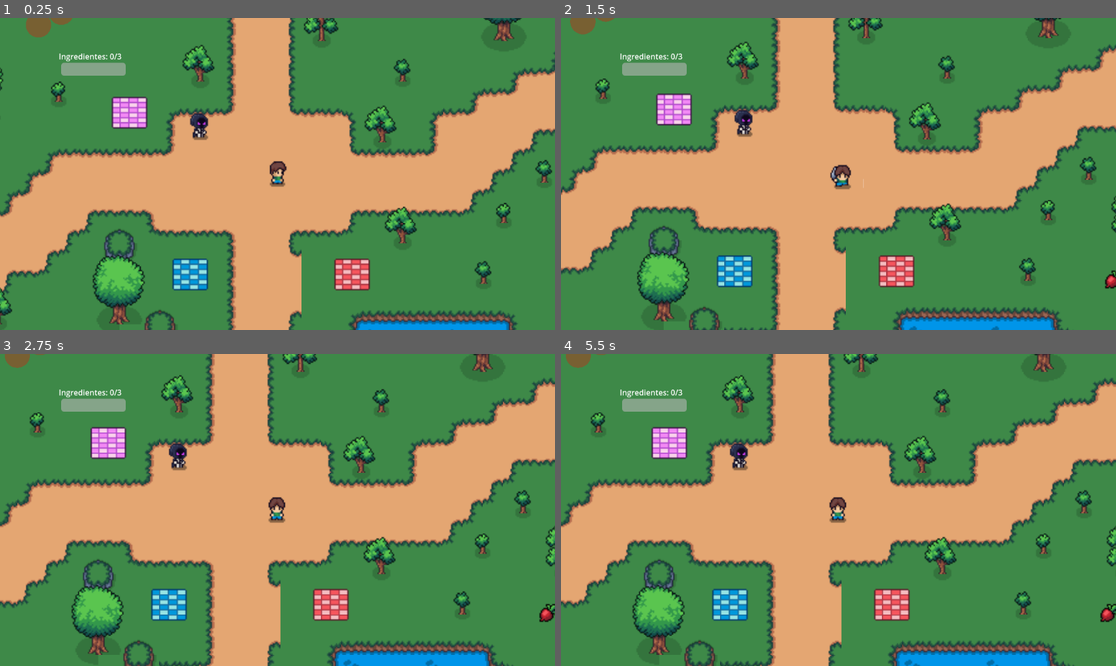
Above: before the commit, frames 1-4 (two rows, left to right).
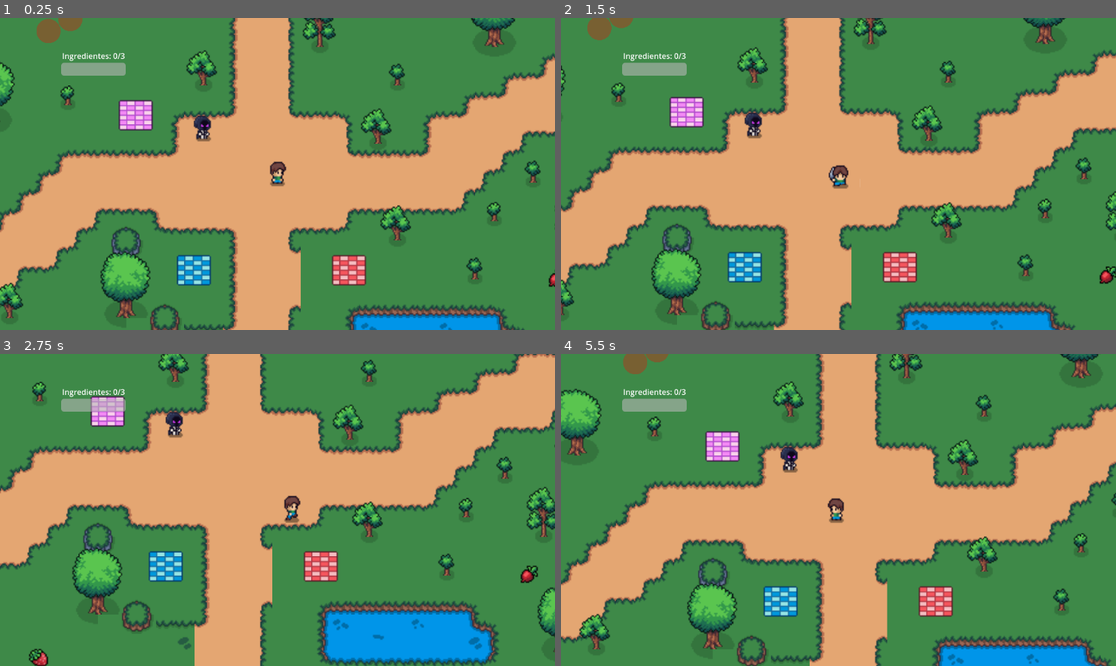
Above: after the commit, the same moments.

Repository: juliodomi23/MatiasAdventureV3
Game: Godot game, scene res://Inicio.tscn
Two runs of this game, one before a commit and one after it. Both use one fixed random seed, a clock stepped at 60 frames per second and the inputs below.
Inputs:
- Up to frame 1 (0.25 s): no input
- Up to frame 2 (1.5 s): hold Right (ui_right) 0.53-1.28 s; tap Space (attack) at 0.6, 1.35 s; hold Down (ui_down) from 1.28 s (still down)
- Up to frame 3 (2.75 s): release Down (ui_down) at 2.03 s; hold Right (ui_right) from 2.03 s (still down); tap Space (attack) at 2.1 s
- Up to frame 4 (5.5 s): release Right (ui_right) at 2.78 s; hold Up (ui_up) 2.78-3.53 s; tap Space (attack) every 0.75 s from 2.85 to 5.1 s; hold Left (ui_left) 3.53-5.03 s; hold Down (ui_down) from 5.03 s (still down)

The runs differ from the first frame. In frame 1, 17% of the frame differs, in the area x 0-100%, y 0-100%; in frame 2, 19%; in frame 3, 43%; in frame 4, 41%.
Error before the commit: Invalid assignment of property or key 'shape' with value of type 'RectangleShape2D' on a base object of type 'RayCast2D'. (res://character_body_2d.gd:111)

Commit message:
Sistema de nuevo ingrediente al matar enemigos listo

Diff:
--- a/Inicio.tscn
+++ b/Inicio.tscn
@@ -48,9 +48,11 @@
 [ext_resource type="Texture2D" uid="uid://dp56r74a7417r" path="res://Cute_Fantasy/Enemies/Skeleton/Skeleton_Mage.png" id="46_ehuky"]
 [ext_resource type="Script" uid="uid://bj2ustc31pb0c" path="res://ingrediente1.gd" id="47_bql14"]
 [ext_resource type="Script" uid="uid://csm73nxh5q6qs" path="res://esqueleto.gd" id="48_5tpli"]
+[ext_resource type="Script" uid="uid://bssif7u5vosas" path="res://ingrediente_3.gd" id="48_26280"]
 [ext_resource type="Texture2D" uid="uid://dv8b0ou82ei2b" path="res://Cute_Fantasy/Enemies/Skeleton/Skeleton_Swordman.png" id="48_bql14"]
 [ext_resource type="Script" uid="uid://bqcdai04g5a7y" path="res://health_bar.gd" id="48_je0kn"]
 [ext_resource type="Script" uid="uid://bf3qd516adc48" path="res://detecion_area.gd" id="50_01gav"]
+[ext_resource type="Script" uid="uid://b4ynlwjq6a25c" path="res://spawn_area.gd" id="52_131q3"]
 
 [sub_resource type="TileSetAtlasSource" id="TileSetAtlasSource_6gn4e"]
 texture = ExtResource("1_uloab")
@@ -4496,6 +4498,7 @@
 [sub_resource type="CircleShape2D" id="CircleShape2D_25wlf"]
 
 [sub_resource type="CircleShape2D" id="CircleShape2D_pr0qq"]
+radius = 10.0499
 
 [sub_resource type="Theme" id="Theme_5tpli"]
 
@@ -4706,6 +4709,9 @@
 radius = 86.3713
 
 [sub_resource type="CapsuleShape2D" id="CapsuleShape2D_131q3"]
+
+[sub_resource type="RectangleShape2D" id="RectangleShape2D_26280"]
+size = Vector2(568, 154)
 
 [node name="MainScene" type="Node2D"]
 
@@ -4738,7 +4744,7 @@
 
 [node name="Camera2D" type="Camera2D" parent="Player"]
 position = Vector2(-1, 3)
-zoom = Vector2(2.625, 2.625)
+zoom = Vector2(2.515, 2.515)
 limit_left = -9999999
 position_smoothing_enabled = true
 script = ExtResource("40_ocw02")
@@ -4818,6 +4824,20 @@
 region_enabled = true
 region_rect = Rect2(32, 128, 16, 16)
 
+[node name="Ingrediente3" type="Area2D" parent="Ingredientes"]
+position = Vector2(319, 221)
+script = ExtResource("48_26280")
+
+[node name="CollisionShape2D" type="CollisionShape2D" parent="Ingredientes/Ingrediente3"]
+position = Vector2(2, 0)
+shape = SubResource("CircleShape2D_pr0qq")
+
+[node name="Sprite2D" type="Sprite2D" parent="Ingredientes/Ingrediente3"]
+position = Vector2(2, 0)
+texture = ExtResource("35_pr0qq")
+region_enabled = true
+region_rect = Rect2(1, 112, 15, 16)
+
 [node name="UI" type="CanvasLayer" parent="."]
 
 [node name="ContadorIngredientes" type="Label" parent="UI"]
@@ -4826,10 +4846,10 @@
 anchor_top = 0.105
 anchor_right = 0.227
 anchor_bottom = 0.14
-offset_left = -0.112007
-offset_top = -0.0400009
-offset_right = -0.504028
-offset_bottom = 0.279999
+offset_left = 6.888
+offset_top = -1.04
+offset_right = 6.496
+offset_bottom = -0.720001
 text = "Ingredientes : 0/3 "
 
 [node name="HealthBar" type="ProgressBar" parent="UI"]
@@ -4857,12 +4877,10 @@
 frame_progress = 1.0
 
 [node name="CollisionShape2D" type="CollisionShape2D" parent="Esqueleto"]
-visible = false
 position = Vector2(2, 0)
 shape = SubResource("CapsuleShape2D_2kawc")
 
 [node name="AttackArea" type="Area2D" parent="Esqueleto" groups=["enemy_attack"]]
-visible = false
 collision_layer = 10
 collision_mask = 5
 
@@ -4893,4 +4911,15 @@
 target_position = Vector2(28, 0)
 collision_mask = 9
 
+[node name="SpawnArea" type="Area2D" parent="."]
+position = Vector2(996, 0)
+script = ExtResource("52_131q3")
+enemy_template = NodePath("../Esqueleto")
+ingredient = NodePath("../Ingredientes/Ingrediente3")
+spawn_points = Array[Vector2]([Vector2(-55, -8)])
+
+[node name="CollisionShape2D" type="CollisionShape2D" parent="SpawnArea"]
+position = Vector2(49, -27)
+shape = SubResource("RectangleShape2D_26280")
+
 [connection signal="body_entered" from="Esqueleto/DetectionArea" to="Esqueleto" method="_on_detecion_area_body_entered"]
--- a/character_body_2d.gd
+++ b/character_body_2d.gd
@@ -91,51 +91,64 @@
 	can_attack = false
 	velocity = Vector2.ZERO
 
+	# --- CORRECCIÓN CLAVE 1: Actualizar posición global del RayCast ANTES del ataque ---
+	attack_ray.global_position = global_position
+	print("📍 Posición global RayCast:", attack_ray.global_position)
+
 	# Animación de ataque según dirección
 	if abs(attack_direction.x) > abs(attack_direction.y):
 		animated_sprite.flip_h = attack_direction.x < 0
 		animated_sprite.play("Attack_Side")
-		# Ajustar RayCast para ataque horizontal
 		attack_ray.target_position = Vector2(attack_range if !animated_sprite.flip_h else -attack_range, 0)
-
 	elif attack_direction.y < 0:
 		animated_sprite.play("Attack_Up")
-		# Ajustar RayCast para ataque vertical arriba
 		attack_ray.target_position = Vector2(0, -attack_range)
-
 	else:
 		animated_sprite.play("Attack_Down")
-		# Ajustar RayCast para ataque vertical abajo
 		attack_ray.target_position = Vector2(0, attack_range)
-		var shape = RectangleShape2D.new()
-		attack_ray.shape = shape
-
-	print("🎯 Dirección ataque:", attack_ray.target_position)
-
-	# Muestreo múltiple mejorado
+
+	# --- CORRECCIÓN CLAVE 2: Forzar múltiples actualizaciones del RayCast ---
 	var hit_confirmed = false
-	for i in range(1):
+	for i in range(3):  # 3 intentos de detección
 		attack_ray.force_raycast_update()
 
-		# Debug visual
-		var debug_pos = attack_ray.global_position
-		var debug_end = debug_pos + attack_ray.target_position
+		# Debug extendido
+		print("🎯 Intento %d - Dirección: %s | Target Pos: %s" % [
+			i+1,
+			attack_direction,
+			attack_ray.target_position
+		])
 
 		if attack_ray.is_colliding():
 			var body = attack_ray.get_collider()
-			print("🔍 Intento", i+1, "| Colisión con:", body.name, "| Pos:", body.global_position)
+			print("🔍 Colisión detectada con:", body.name)
+
 			if body.is_in_group("enemies"):
 				var dist = global_position.distance_to(body.global_position)
-				print("✅ Enemigo a distancia:", dist, "/", attack_range)
-				body.take_damage(attack_damage, global_position)
-				hit_confirmed = true
-				break
-
-		await get_tree().create_timer(0.02).timeout  # Reducido el delay entre chequeos
-
+				print("✅ ENEMIGO VÁLIDO - Distancia: %.1f (Rango: %.1f)" % [dist, attack_range])
+
+				# --- CORRECCIÓN CLAVE 3: Verificar visibilidad del enemigo ---
+				if body.visible:
+					body.take_damage(attack_damage, global_position)
+					hit_confirmed = true
+					break
+				else:
+					print("⚠️ Enemigo oculto - No se aplica daño")
+		else:
+			print("❌ No hay colisión en intento", i+1)
+
+		await get_tree().create_timer(0.03).timeout
+
+	# --- NUEVO DEBUG VISUAL ---
 	if not hit_confirmed:
-		print("❌ No se detectó colisión con enemigos")
-		# Debug: Dibujar el área de ataque fallida
+		print("❌❌ ATAQUE FALLIDO - Posible causa:")
+
+	# Cooldown
+	await get_tree().create_timer(attack_cooldown).timeout
+
+	is_attacking = false
+	can_attack = true
+	animated_sprite.play("Idle")
 
 
 	# Cooldown
--- a/esqueleto.gd
+++ b/esqueleto.gd
@@ -93,9 +93,9 @@
 	animated_sprite.play("walk")
 
 	# Verificar rango de ataque
-	#if distance_to_player <= attack_range && can_attack && !attack_connecting:
-	#	current_state = State.ATTACKING
-	#	start_attack()
+	if distance_to_player <= attack_range && can_attack && !attack_connecting:
+		current_state = State.ATTACKING
+		start_attack()
 
 func attacking_state(delta):
 	if player_ref == null:
@@ -140,26 +140,15 @@
 		animated_sprite.play("walk")
 
 func die():
-	if is_dying:
-		return
+	if is_dying: return
 
 	is_dying = true
 	set_physics_process(false)
-	detection_area.monitoring = false
-	hurtbox.monitoring = false
-	current_state = State.HURT
-
-	# Detener cualquier animación previa
-	animated_sprite.stop()
-
-	# Reproducir animación de muerte una sola vez
-	print("☠️ Esqueleto murió - Iniciando animación de muerte")
 	animated_sprite.play("die")
-
-	# Esperar a que termine la animación antes de eliminar
 	await animated_sprite.animation_finished
-	print("✅ Animación de muerte completada")
-	queue_free()
+
+	hide()
+	emit_signal("tree_exiting")  # Notifica a la zona
 
 func start_attack():
 	if player_ref == null or attack_connecting:
@@ -208,6 +197,20 @@
 	attack_connecting = false
 	current_state = State.CHASING
 	attack_timer.start(attack_cooldown)
+
+func reset_enemy():
+	health = 30
+	is_dying = false
+	current_state = State.IDLE
+	animated_sprite.play("idle")
+
+	# Reactivar colisiones
+	$CollisionShape2D.disabled = false
+	$HurtBox/CollisionShape2D.disabled = false
+
+	set_physics_process(true)
+	show()
+	print("[Esqueleto] Reiniciado - Colisiones activadas")
 
 ## SEÑALES ##
 func _on_detection_area_body_entered(body):
--- /dev/null
+++ b/ingrediente_3.gd
@@ -0,0 +1,39 @@
+extends Area2D
+
+var is_active := false
+@onready var collision_shape: CollisionShape2D = $CollisionShape2D
+@onready var sprite: Sprite2D = $Sprite2D  # Asegúrate de que el nodo se llama igual en tu escena
+
+func _ready():
+	collision_shape.set_deferred("disabled", true)
+	hide()
+	body_entered.connect(_on_body_entered)
+	print("[Ingrediente] Inicializado en ", global_position)
+
+func activate():
+	if is_active:
+		return
+
+	is_active = true
+	collision_shape.disabled = false
+	show()
+
+	print("[Ingrediente] ACTIVADO - Datos:")
+	print(" - Posición global:", global_position)
+	print(" - Visible:", visible)
+	print(" - Colisiones:", !collision_shape.disabled)
+	print(" - Sprite visible:", sprite.visible)
+
+func _on_body_entered(body: Node2D):
+	if is_active and body.name == "Player":
+		print("\n[Ingrediente] ¡Recolectado por el jugador!")
+		if body.has_method("recolectar_ingrediente"):
+			body.recolectar_ingrediente(self)
+			queue_free()
+		else:
+			printerr("Error: Falta método 'recolectar_ingrediente'")
+
+func _on_visibility_changed():
+	print("[Ingrediente] Cambio de visibilidad ->", visible,
+		  "| Activo:", is_active,
+		  "| Colisión:", !collision_shape.disabled)
--- /dev/null
+++ b/spawn_area.gd
@@ -0,0 +1,74 @@
+extends Area2D
+
+@export var enemy_template: NodePath
+@export var ingredient: NodePath
+@export var spawn_points: Array[Vector2] = []
+
+var current_enemy: CharacterBody2D
+var enemies_defeated: int = 0
+const MAX_ENEMIES: int = 5
+var is_active: bool = false
+
+func _ready():
+	print("[SpawnArea] Inicializando zona...")
+	get_node(enemy_template).hide()
+	body_entered.connect(_on_body_entered)
+
+	# Configuración inicial del ingrediente
+	var ing = get_node(ingredient)
+	ing.hide()
+	ing.get_node("CollisionShape2D").set_deferred("disabled", true)
+
+func _on_body_entered(body: Node2D):
+	if body.name == "Player" and not is_active and enemies_defeated < MAX_ENEMIES:
+		print("\n[SpawnArea] Jugador entró - Enemigos derrotados: ", enemies_defeated)
+		is_active = true
+		spawn_next_enemy()
+
+func spawn_next_enemy():
+	if enemies_defeated >= MAX_ENEMIES:
+		return
+
+	current_enemy = get_node(enemy_template)
+	var spawn_pos = _calculate_spawn_position()
+
+	print(" - Spawn #", enemies_defeated + 1, " en posición: ", spawn_pos)
+
+	current_enemy.global_position = spawn_pos
+	current_enemy.show()
+	current_enemy.reset_enemy()
+
+	# Conexión segura de señal
+	if current_enemy.tree_exiting.is_connected(_on_enemy_defeated):
+		current_enemy.tree_exiting.disconnect(_on_enemy_defeated)
+	current_enemy.tree_exiting.connect(_on_enemy_defeated, CONNECT_ONE_SHOT)
+
+func _calculate_spawn_position() -> Vector2:
+	if spawn_points.size() > 0:
+		return global_position + spawn_points[enemies_defeated % spawn_points.size()]
+	return global_position + Vector2(randf_range(-50, 50), randf_range(-50, 50))
+
+func _on_enemy_defeated():
+	enemies_defeated += 1
+	print("\n[SpawnArea] Enemigo derrotado! (", enemies_defeated, "/", MAX_ENEMIES, ")")
+
+	current_enemy = null
+
+	if enemies_defeated >= MAX_ENEMIES:
+		spawn_ingredient()
+	else:
+		spawn_next_enemy()
+
+func spawn_ingredient():
+	var ing = get_node(ingredient)
+	ing.global_position = global_position
+	ing.activate()
+	print("[SpawnArea] ¡Ingrediente activado en posición global: ", ing.global_position, "!")
+
+	# Debug visual
+	print(" - Estado del ingrediente:")
+	print("   * Visible:", ing.visible)
+	print("   * Posición:", ing.global_position)
+	print("   * Colisión:", !ing.get_node("CollisionShape2D").disabled)
+
+	is_active = false
Not shown, changed: Cute_Fantasy/House/Objects/Indoor_Decor.png.import
Not shown, changed: Cute_Fantasy/House/Walls/House_Stone.png.import
Not shown, changed: Cute_Fantasy/House/Walls/smoke_1.2_Anim.png.import
Not shown, changed: Cute_Fantasy/House/Walls/smoke_2_Anim.png.import
Not shown: 1 places in Inicio.tscn that only renumber resources
Not shown, added: ingrediente_3.gd.uid
Not shown, added: spawn_area.gd.uid
